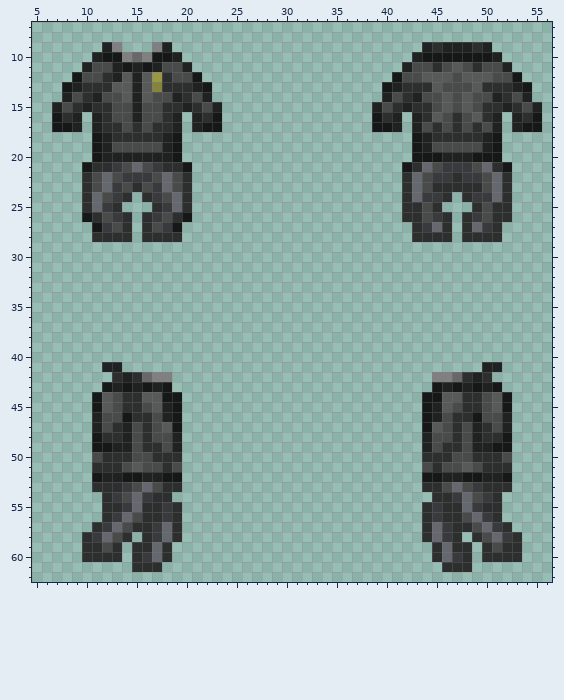
Pixel-art sprite: Resources/Textures/Fractions/Clothing/German/Uniforms/Jumpsuit/general_black.rsi/equipped-INNERCLOTHING-digi.png. The first picture shows the starting point.
The file is 64x64 pixels. Colours within 5 levels of each other are drawn and written as one. Shown: x 5..56, y 7..62.
After:
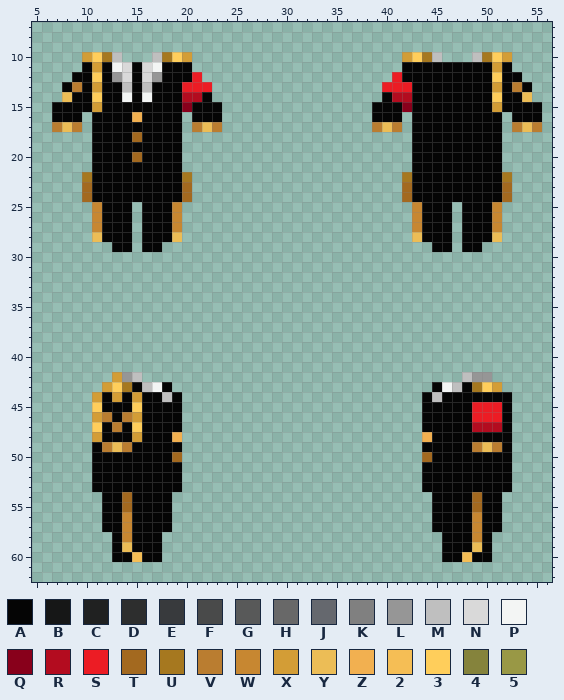
Palette (. is transparent): A #050505  B #161717  C #202121  D #2d2e2e  E #383a3d  F #494a4a  G #585959  H #686868  J #65686e  K #808080  L #969696  M #bfbfbf  N #d9d9d9  P #f3f5f4  Q #88001b  R #b30c1f  S #ec1c24  T #a3691f  U #a6781f  V #ba7d30  W #c78731  X #d39d36  Y #ecbd56  Z #f2b050  2 #f5be55  3 #ffce5b  4 #85833c  5 #999845
Diff:
Changed rows in their new state; - is an unchanged pixel.
first column x 7:
 9 -----..---..-------------------------.......-----
10 ---X3UM...MU3X---------------------X3UM...MU3X---
11 ---AXAPNANPAAA---------------------AAAAAAAAAXA---
12 --AA3ALNANLAAAS-------------------SAAAAAAAAA3AA--
13 -AVAXAAMAMAAASSS-----------------SSSAAAAAAAAXAVA-
14 -YAA3AAPAPAAARRA-----------------ARRAAAAAAAA3AAY-
15 AAAAXAAAAAAAAQAAA---------------AAAQAAAAAAAAXAAAA
16 AAA-AAAAZAAAA-AAA---------------AAA-AAAAAAAAA-AAA
17 VYV-AAAAAAAAA-VYV---------------VYV-AAAAAAAAA-VYV
18 ----AAAATAAAA-----------------------AAAAAAAAA----
19 ----AAAAAAAAA-----------------------AAAAAAAAA----
20 ----AAAATAAAA-----------------------AAAAAAAAA----
21 ---.AAAAAAAAA.---------------------.AAAAAAAAA.---
22 ---UAAAAAAAAAU---------------------UAAAAAAAAAU---
23 ---TAAAAAAAAAT---------------------TAAAAAAAAAT---
24 ---TAAAAAAAAAT---------------------TAAAAAAAAAT---
25 ---.WAAA-AAAW.---------------------.WAAA-AAAW.---
26 ---.WAAA-AAAW.---------------------.WAAA-AAAW.---
27 ----WAAA-AAAW-----------------------WAAA-AAAW----
28 ----YAAA-AAAY-----------------------YAAA-AAAY----
29 ------AA-AA---------------------------AA-AA------
first column x 10:
41 --..------------------------------------..--
42 ---XLM...--------------------------...MLL---
43 --X3UAMPA--------------------------APMAU3X--
44 -XAXAXAAMA------------------------AMAAAAAAA-
45 -3AAA3AAAA------------------------AAAAASSSA-
46 -XVAVXAAAA------------------------AAAAASSSA-
47 -3AVA3AAAA------------------------AAAAARRRA-
48 -XAAAXAAAZ------------------------ZAAAAAAAA-
49 -AVYVAAAAA------------------------AAAAAVYVA-
50 -AAAAAAAAT------------------------TAAAAAAAA-
51 -AAAAAAAAA------------------------AAAAAAAAA-
52 -AAAAAAAAA------------------------AAAAAAAAA-
53 -AAAAAAAAA------------------------AAAAAAAAA-
54 --AATAAAA--------------------------AAAATAA--
55 --AATAAAA.------------------------.AAAATAA--
56 --AAWAAAA.------------------------.AAAAWAA--
57 -.AAWAAAA.------------------------.AAAAWAA.-
58 ...AWAAA..------------------------..AAAWA...
59 ...AYAAA.--------------------------.AAAYA...
60 ...AA2AA.--------------------------.AA2AA...
61 -----...----------------------------...-----
Boxes around the changes in both pictures, in picture pixels (x1, y1, x2, y2):
changed: (52, 42, 222, 252)
changed: (372, 42, 542, 252)
changed: (82, 362, 182, 572)
changed: (422, 362, 522, 572)
